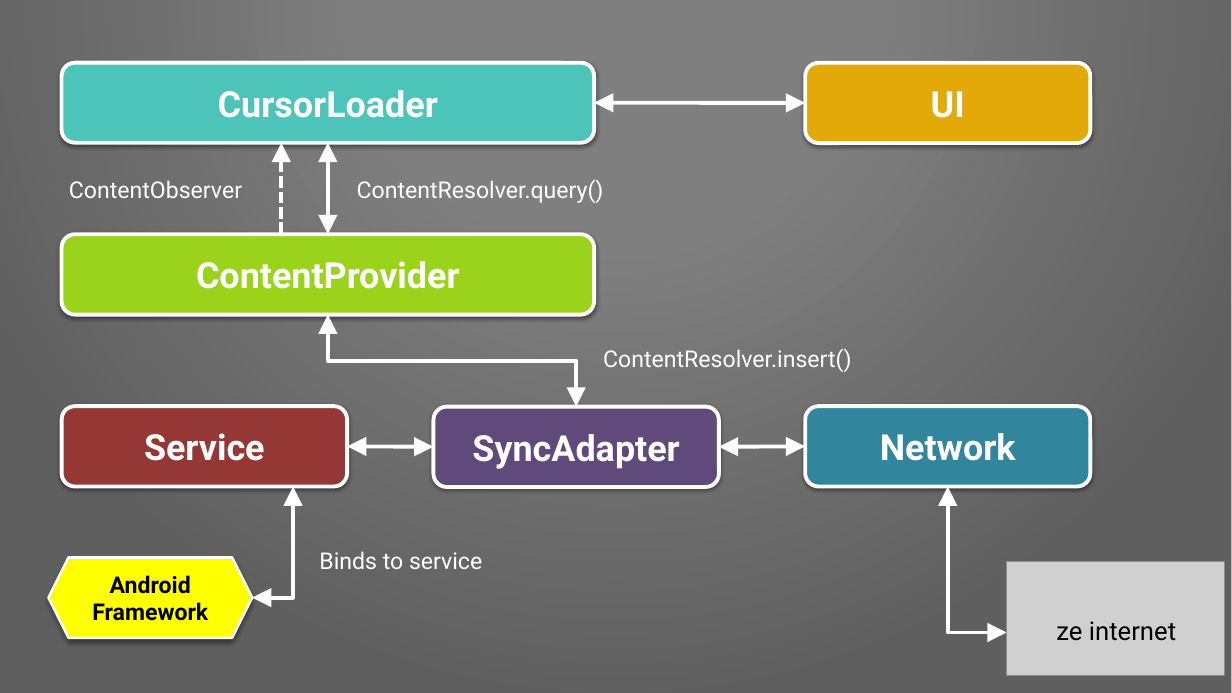
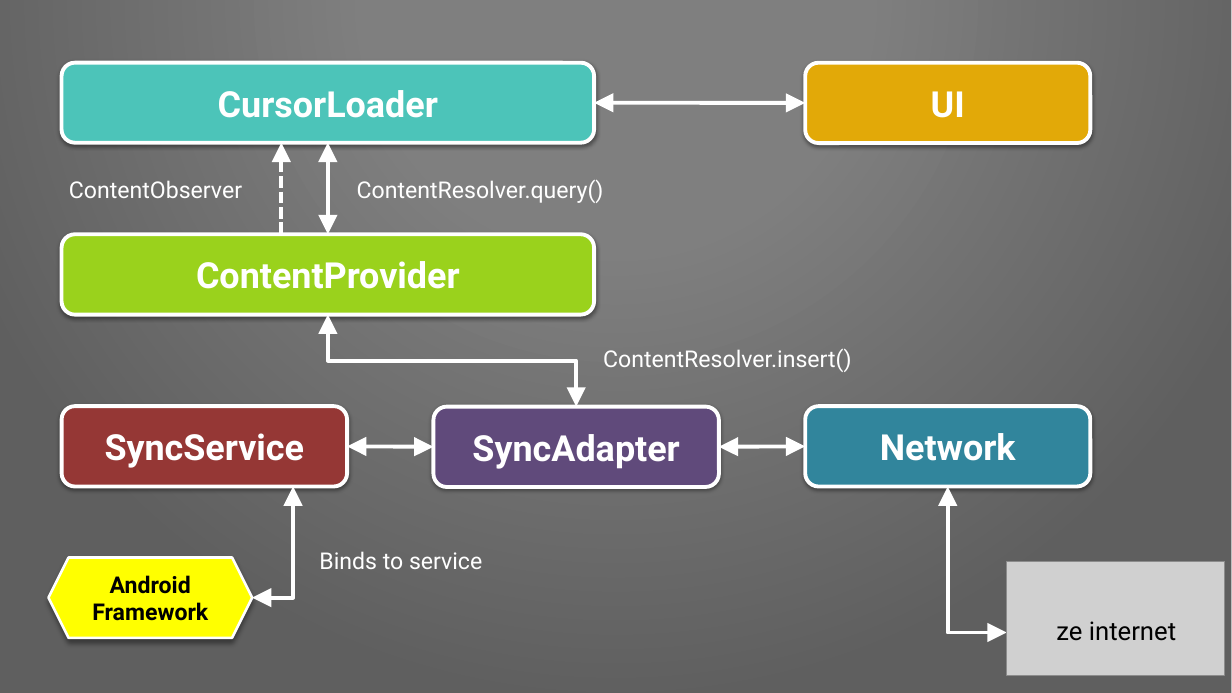
Before and after one commit to Pixplicity/sync-demo, a slide deck: slide 16 of I've been doing some syncing.pptx. Drawn at 1232x693 pixels with LibreOffice and Linux fonts; fonts in the diff are those of the drawing; grey boxes stand for pictures; background and template pictures are left out. Boxes give left, top, right and bottom in pixels: in the first picture for what was removed or moved away, otherwise in the second. Text is boxed around its words. In the diff, an @@ line names an element or a change of style, - is before the commit and + after.

Commit message:
added section on SyncAdapter and account type & name

```diff
--- a/I've been doing some syncing.pptx
+++ b/I've been doing some syncing.pptx
@@ text in rounded rectangle at (x1=105, y1=433, x2=305, y2=468): text changed @@
-Service
+SyncService
```
Also in this commit, not shown: 6 other slides changed, 6 slides added.
